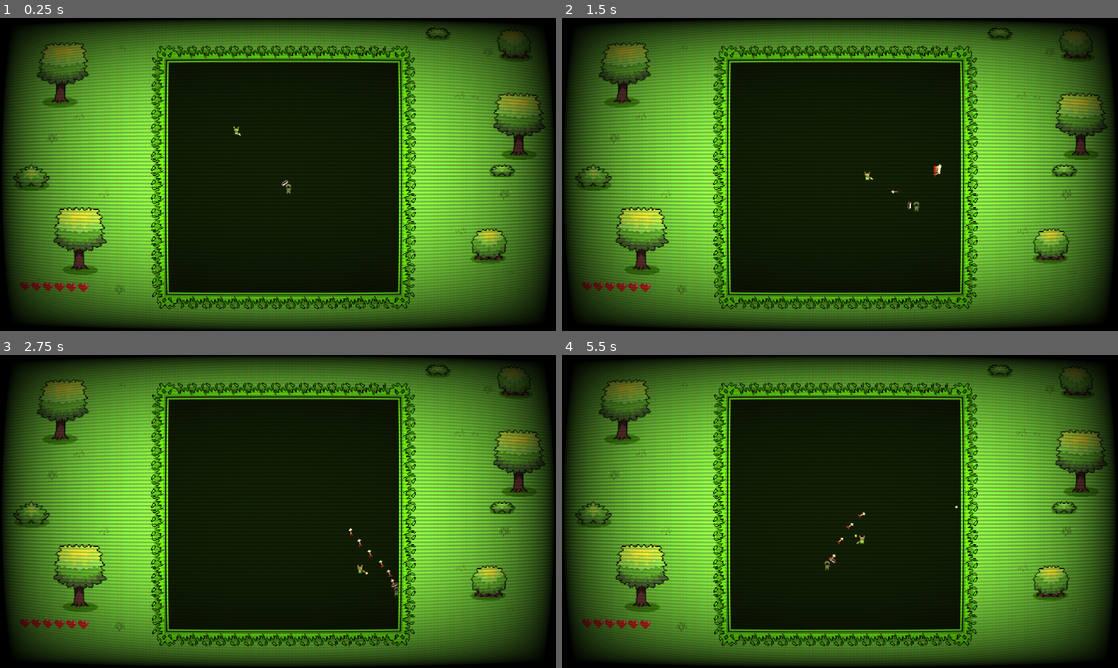
Above: before the commit, frames 1-4 (two rows, left to right).
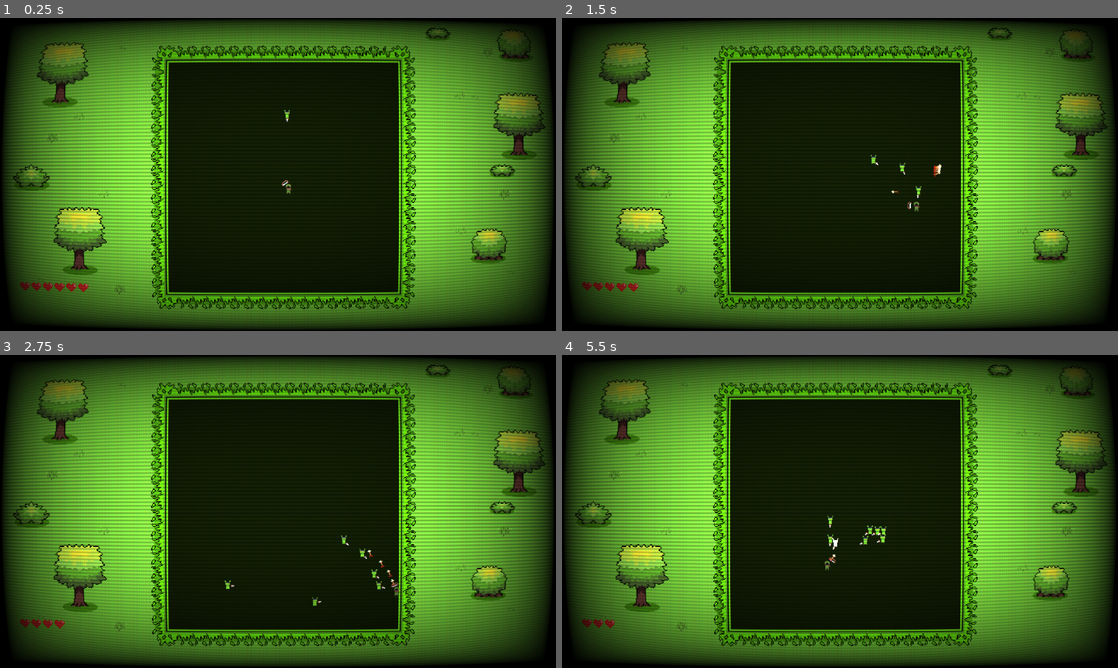
Above: after the commit, the same moments.

Repository: miske1997/DeeperToSun
Game: Godot game, scene res://Scenes/room.tscn
The game is run twice, just before and just after one commit, with the same random seed, the same clock (stepped at 60 frames per second) and the same inputs. This scene is started directly instead of the project's main scene. The engine's default icon, where the game draws it, is replaced by a stand-in: a white triangle on a blue panel in a dark square.
Inputs (mouse positions are in pixels of both pictures, inside the frame that each line leads up to):
- Up to frame 1 (0.25 s): no input
- Up to frame 2 (1.5 s): tap Enter at 0.5 s; move the mouse to (962, 158) at 0.52 s; press the mouse at (962, 158) at 0.53 s; hold D (Right) 0.53-1.28 s; move the mouse to (728, 190) at 1.27 s; release the mouse at (728, 190) at 1.28 s; hold S (Down) from 1.28 s (still down); tap Tab at 1.35 s
- Up to frame 3 (2.75 s): move the mouse to (333, 442) at 2.02 s; release S (Down) at 2.03 s; press the mouse at (333, 442) at 2.03 s; hold D (Right) from 2.03 s (still down)
- Up to frame 4 (5.5 s): move the mouse to (812, 574) at 2.77 s; release D (Right) at 2.78 s; release the mouse at (812, 574) at 2.78 s; hold W (Up) 2.78-3.53 s; tap Tab at 2.85, 4.35 s; move the mouse to (1006, 558) at 3.52 s; press the mouse at (1006, 558) at 3.53 s; hold A (Left) 3.53-5.03 s; move the mouse to (673, 464) at 4.27 s; release the mouse at (673, 464) at 4.28 s; move the mouse to (867, 511) at 5.02 s; press the mouse at (867, 511) at 5.03 s; hold S (Down) from 5.03 s (still down)

The runs differ from the first frame. In frame 1, less than 0.1% of the frame differs, in the area x 42-53%, y 29-38%; in frame 2, 0.1%; in frame 3, 0.3%; in frame 4, 0.4%, in the area x 9-72%, y 48-88%.

Commit message:
map walk and pan added

Diff:
--- a/Data/Configs/Map/eg_node.tres
+++ b/Data/Configs/Map/eg_node.tres
@@ -1,17 +1,11 @@
-[gd_resource type="Resource" script_class="NodeConfig" load_steps=6 format=3 uid="uid://iyd2i6rdwckl"]
+[gd_resource type="Resource" script_class="NodeConfig" load_steps=4 format=3 uid="uid://iyd2i6rdwckl"]
 
 [ext_resource type="Script" path="res://Scripts/Resources/Map/room_node.gd" id="1_87wyo"]
 [ext_resource type="Script" path="res://Scripts/Resources/Map/room_roll.gd" id="2_o83u1"]
-[ext_resource type="Resource" uid="uid://cqxb7tm7a32t4" path="res://Data/Configs/Room/RoomConfig.tres" id="3_jrie2"]
 [ext_resource type="Script" path="res://Scripts/Resources/Map/node_config.gd" id="4_opwxk"]
-
-[sub_resource type="Resource" id="Resource_wenwn"]
-script = ExtResource("2_o83u1")
-roomConfig = ExtResource("3_jrie2")
-roll = Vector2(0, 1000)
 
 [resource]
 script = ExtResource("4_opwxk")
 posibleNeighbors = Array[ExtResource("1_87wyo")]([])
 mandatoryNeighbors = Array[ExtResource("1_87wyo")]([])
-posibleRooms = Array[ExtResource("2_o83u1")]([SubResource("Resource_wenwn")])
+posibleRooms = Array[ExtResource("2_o83u1")]([])
--- /dev/null
+++ b/Data/Configs/Room/Test1.tres
@@ -0,0 +1,130 @@
+[gd_resource type="Resource" script_class="SpawnRoom" load_steps=19 format=3 uid="uid://c1eejhhro3e4x"]
+
+[ext_resource type="Script" path="res://Scripts/Resources/Room/spawn_room.gd" id="1_0ds14"]
+[ext_resource type="Script" path="res://Scripts/Resources/wave_config.gd" id="2_mhjrg"]
+[ext_resource type="Script" path="res://Scripts/Resources/Entity/enemy_config.gd" id="3_vuwet"]
+
+[sub_resource type="Resource" id="Resource_q50c2"]
+script = ExtResource("3_vuwet")
+movementSpeed = 150.0
+knockback = 10.0
+health = 6
+armor = 0
+enemyName = "warrior_gnome"
+
+[sub_resource type="Resource" id="Resource_d5i75"]
+script = ExtResource("2_mhjrg")
+waveType = ""
+spawnLocations = Array[Vector2]([Vector2(0.512563, 0.192211)])
+randomSpawn = false
+enemies = Array[ExtResource("3_vuwet")]([SubResource("Resource_q50c2")])
+waveTimeout = 0.5
+
+[sub_resource type="Resource" id="Resource_tavm4"]
+script = ExtResource("2_mhjrg")
+waveType = ""
+spawnLocations = Array[Vector2]([Vector2(0.752513, 0.302764)])
+randomSpawn = false
+enemies = Array[ExtResource("3_vuwet")]([SubResource("Resource_q50c2")])
+waveTimeout = 0.5
+
+[sub_resource type="Resource" id="Resource_8tapi"]
+script = ExtResource("2_mhjrg")
+waveType = ""
+spawnLocations = Array[Vector2]([Vector2(0.853015, 0.567839)])
+randomSpawn = false
+enemies = Array[ExtResource("3_vuwet")]([SubResource("Resource_q50c2")])
+waveTimeout = 0.5
+
+[sub_resource type="Resource" id="Resource_vnrq8"]
+script = ExtResource("2_mhjrg")
+waveType = ""
+spawnLocations = Array[Vector2]([Vector2(0.773869, 0.816583)])
+randomSpawn = false
+enemies = Array[ExtResource("3_vuwet")]([SubResource("Resource_q50c2")])
+waveTimeout = 0.5
+
+[sub_resource type="Resource" id="Resource_6fd3a"]
+script = ExtResource("2_mhjrg")
+waveType = ""
+spawnLocations = Array[Vector2]([Vector2(0.507538, 0.910804)])
+randomSpawn = false
+enemies = Array[ExtResource("3_vuwet")]([SubResource("Resource_q50c2")])
+waveTimeout = 0.5
+
+[sub_resource type="Resource" id="Resource_rdp4j"]
+script = ExtResource("2_mhjrg")
+waveType = ""
+spawnLocations = Array[Vector2]([Vector2(0.227387, 0.812814)])
+randomSpawn = false
+enemies = Array[ExtResource("3_vuwet")]([SubResource("Resource_q50c2")])
+waveTimeout = 0.5
+
+[sub_resource type="Resource" id="Resource_irxss"]
+script = ExtResource("2_mhjrg")
+waveType = ""
+spawnLocations = Array[Vector2]([Vector2(0.148241, 0.548995)])
+randomSpawn = false
+enemies = Array[ExtResource("3_vuwet")]([SubResource("Resource_q50c2")])
+waveTimeout = 0.5
+
+[sub_resource type="Resource" id="Resource_2248g"]
+script = ExtResource("2_mhjrg")
+waveType = ""
+spawnLocations = Array[Vector2]([Vector2(0.25, 0.290201)])
+randomSpawn = false
+enemies = Array[ExtResource("3_vuwet")]([SubResource("Resource_q50c2")])
+waveTimeout = 15.0
+
+[sub_resource type="Resource" id="Resource_6x6j5"]
+script = ExtResource("3_vuwet")
+movementSpeed = 290.0
+knockback = 10.0
+health = 6
+armor = 0
+enemyName = "runner_gnome"
+
+[sub_resource type="Resource" id="Resource_btkh1"]
+script = ExtResource("2_mhjrg")
+waveType = ""
+spawnLocations = Array[Vector2]([Vector2(0.0452261, 0.0653266), Vector2(0.942211, 0.958543)])
+randomSpawn = false
+enemies = Array[ExtResource("3_vuwet")]([SubResource("Resource_6x6j5"), SubResource("Resource_6x6j5")])
+waveTimeout = 10.0
+
+[sub_resource type="Resource" id="Resource_juovl"]
+script = ExtResource("2_mhjrg")
+waveType = ""
+spawnLocations = Array[Vector2]([Vector2(0.953518, 0.0603015), Vector2(0.0439699, 0.962312)])
+randomSpawn = false
+enemies = Array[ExtResource("3_vuwet")]([SubResource("Resource_6x6j5"), SubResource("Resource_6x6j5")])
+waveTimeout = 10.0
+
+[sub_resource type="Resource" id="Resource_rjtql"]
+script = ExtResource("3_vuwet")
+movementSpeed = 170.0
+knockback = 10.0
+health = 6
+armor = 0
+enemyName = "ogar"
+
+[sub_resource type="Resource" id="Resource_yuyay"]
+script = ExtResource("3_vuwet")
+movementSpeed = 200.0
+knockback = 10.0
+health = 6
+armor = 0
+enemyName = "shaman_gnome"
+
+[sub_resource type="Resource" id="Resource_q50v4"]
+script = ExtResource("2_mhjrg")
+waveType = ""
+spawnLocations = Array[Vector2]([Vector2(0.482412, 0.518844), Vector2(0.889447, 0.714824), Vector2(0.0615578, 0.336683)])
+randomSpawn = false
+enemies = Array[ExtResource("3_vuwet")]([SubResource("Resource_rjtql"), SubResource("Resource_yuyay"), SubResource("Resource_yuyay")])
+waveTimeout = 10.0
+
+[resource]
+script = ExtResource("1_0ds14")
+waves = Array[ExtResource("2_mhjrg")]([SubResource("Resource_d5i75"), SubResource("Resource_tavm4"), SubResource("Resource_8tapi"), SubResource("Resource_vnrq8"), SubResource("Resource_6fd3a"), SubResource("Resource_rdp4j"), SubResource("Resource_irxss"), SubResource("Resource_2248g"), SubResource("Resource_btkh1"), SubResource("Resource_juovl"), SubResource("Resource_q50v4")])
+roomType = 0
--- /dev/null
+++ b/Data/Configs/Room/treciSLojSoba2.tres
@@ -0,0 +1,58 @@
+[gd_resource type="Resource" script_class="SpawnRoom" load_steps=10 format=3 uid="uid://bwa1bt0i0fa52"]
+
+[ext_resource type="Script" path="res://Scripts/Resources/Room/spawn_room.gd" id="1_5vahf"]
+[ext_resource type="Script" path="res://Scripts/Resources/wave_config.gd" id="2_tu7bh"]
+[ext_resource type="Script" path="res://Scripts/Resources/Entity/enemy_config.gd" id="3_0uxsp"]
+
+[sub_resource type="Resource" id="Resource_yuyay"]
+script = ExtResource("3_0uxsp")
+movementSpeed = 10.0
+knockback = 10.0
+health = 6
+armor = 0
+enemyName = "shaman_gnome"
+
+[sub_resource type="Resource" id="Resource_k6era"]
+script = ExtResource("2_tu7bh")
+waveType = ""
+spawnLocations = Array[Vector2]([Vector2(0.247487, 0.23995)])
+randomSpawn = false
+enemies = Array[ExtResource("3_0uxsp")]([SubResource("Resource_yuyay")])
+waveTimeout = 10.0
+
+[sub_resource type="Resource" id="Resource_6x6j5"]
+script = ExtResource("3_0uxsp")
+movementSpeed = 290.0
+knockback = 10.0
+health = 6
+armor = 0
+enemyName = "runner_gnome"
+
+[sub_resource type="Resource" id="Resource_rjtql"]
+script = ExtResource("3_0uxsp")
+movementSpeed = 10.0
+knockback = 10.0
+health = 6
+armor = 0
+enemyName = "ogar"
+
+[sub_resource type="Resource" id="Resource_8o5ca"]
+script = ExtResource("2_tu7bh")
+waveType = ""
+spawnLocations = Array[Vector2]([Vector2(0.728643, 0.246231), Vector2(0.243719, 0.714824), Vector2(0.821608, 0.807789)])
+randomSpawn = false
+enemies = Array[ExtResource("3_0uxsp")]([SubResource("Resource_yuyay"), SubResource("Resource_6x6j5"), SubResource("Resource_rjtql")])
+waveTimeout = 20.0
+
+[sub_resource type="Resource" id="Resource_rvp4b"]
+script = ExtResource("2_tu7bh")
+waveType = ""
+spawnLocations = Array[Vector2]([Vector2(0.821608, 0.807789), Vector2(0.120603, 0.395729), Vector2(0.51005, 0.19598)])
+randomSpawn = false
+enemies = Array[ExtResource("3_0uxsp")]([SubResource("Resource_rjtql"), SubResource("Resource_rjtql"), SubResource("Resource_rjtql")])
+waveTimeout = 10.0
+
+[resource]
+script = ExtResource("1_5vahf")
+waves = Array[ExtResource("2_tu7bh")]([SubResource("Resource_k6era"), SubResource("Resource_8o5ca"), SubResource("Resource_rvp4b")])
+roomType = 0
--- a/Prefabs/Enemies/ogar.tscn
+++ b/Prefabs/Enemies/ogar.tscn
@@ -10,7 +10,7 @@
 
 [sub_resource type="Resource" id="Resource_rjtql"]
 script = ExtResource("2_bnb8n")
-movementSpeed = 10.0
+movementSpeed = 170.0
 knockback = 10.0
 health = 6
 armor = 0
--- a/Prefabs/Enemies/shaman_gnome.tscn
+++ b/Prefabs/Enemies/shaman_gnome.tscn
@@ -13,7 +13,7 @@
 
 [sub_resource type="Resource" id="Resource_yuyay"]
 script = ExtResource("2_byx7o")
-movementSpeed = 10.0
+movementSpeed = 200.0
 knockback = 10.0
 health = 6
 armor = 0
@@ -44,7 +44,7 @@
 health = 0.0
 frendly = false
 spriteName = "yellowBall"
-size = Vector2(0.4, 0.4)
+size = Vector2(5, 5)
 
 [sub_resource type="Resource" id="Resource_egvd0"]
 script = ExtResource("10_p4txu")
--- /dev/null
+++ b/Prefabs/Enemies/shaman_gnome_elite.tscn
@@ -0,0 +1,80 @@
+[gd_scene load_steps=17 format=3 uid="uid://bq0c2umpj1hoh"]
+
+[ext_resource type="PackedScene" uid="uid://bprrlmiynmmg6" path="res://Prefabs/Enemies/enemy.tscn" id="1_wivsd"]
+[ext_resource type="Script" path="res://Scripts/Resources/Entity/enemy_config.gd" id="2_xqkxv"]
+[ext_resource type="Script" path="res://Scripts/Resources/Damage/damage_data.gd" id="3_prkv4"]
+[ext_resource type="Script" path="res://Scripts/Modules/AIControllers/shaman_gnome.gd" id="4_wgmkl"]
+[ext_resource type="Texture2D" uid="uid://c0jx7m465co7w" path="res://Assets/Enemies/GnomeShaman.png" id="5_2cwoi"]
+[ext_resource type="PackedScene" uid="uid://btsedlcryfn2r" path="res://contact_damage.tscn" id="6_jakgu"]
+[ext_resource type="PackedScene" uid="uid://c8thni28ootba" path="res://Scenes/Components/contact_damage.tscn" id="7_ddrke"]
+[ext_resource type="PackedScene" uid="uid://cq73xddgmv5lh" path="res://Prefabs/Weapons/ShamanStaff.tscn" id="8_ght81"]
+[ext_resource type="Script" path="res://Scripts/Resources/Projectile/basic_projectile.gd" id="9_4xrrw"]
+[ext_resource type="Script" path="res://Scripts/Resources/Weapon/ranged_weapon.gd" id="10_nxiql"]
+
+[sub_resource type="Resource" id="Resource_yuyay"]
+script = ExtResource("2_xqkxv")
+movementSpeed = 200.0
+knockback = 10.0
+health = 6
+armor = 0
+enemyName = "shaman_gnome"
+
+[sub_resource type="Resource" id="Resource_jyct3"]
+script = ExtResource("3_prkv4")
+damage = 1.0
+stagger = 0.1
+
+[sub_resource type="CapsuleShape2D" id="CapsuleShape2D_ui3vm"]
+radius = 3.25112
+height = 9.6009
+
+[sub_resource type="Resource" id="Resource_kegch"]
+script = ExtResource("3_prkv4")
+damage = 1.0
+stagger = 0.1
+
+[sub_resource type="Resource" id="Resource_dnrsy"]
+script = ExtResource("9_4xrrw")
+direction = Vector2(0, 0)
+speed = 100.0
+drag = 0.0
+range = 250.0
+acceleration = 0.0
+duration = 10.0
+health = 0.0
+frendly = false
+spriteName = "yellowBall"
+size = Vector2(0.2, 0.2)
+
+[sub_resource type="Resource" id="Resource_egvd0"]
+script = ExtResource("10_nxiql")
+projectileConfig = SubResource("Resource_dnrsy")
+amount = 1
+attackSpeed = 1.0
+damageData = SubResource("Resource_kegch")
+
+[node name="ShamanGnome" instance=ExtResource("1_wivsd")]
+scale = Vector2(2.52306, 2.52306)
+collision_layer = 2
+collision_mask = 2
+enemyConfig = SubResource("Resource_yuyay")
+damageData = SubResource("Resource_jyct3")
+
+[node name="AIController" parent="." index="0"]
+script = ExtResource("4_wgmkl")
+
+[node name="CollisionShape2D" parent="." index="2"]
+scale = Vector2(0.81904, 1)
+shape = SubResource("CapsuleShape2D_ui3vm")
+
+[node name="Sprite2D" parent="." index="3"]
+modulate = Color(1, 1, 1, 1)
+texture = ExtResource("5_2cwoi")
+
+[node name="ContactDetect" parent="." index="4" instance=ExtResource("6_jakgu")]
+
+[node name="DamageOnHit" parent="." index="5" instance=ExtResource("7_ddrke")]
+
+[node name="ShamanStaff" parent="." index="6" instance=ExtResource("8_ght81")]
+position = Vector2(4.76837e-07, 0)
+weaponConfig = SubResource("Resource_egvd0")
--- a/Prefabs/Enemies/warrior_gnome.tscn
+++ b/Prefabs/Enemies/warrior_gnome.tscn
@@ -1,11 +1,20 @@
-[gd_scene load_steps=9 format=3 uid="uid://bbov1aforaspi"]
+[gd_scene load_steps=11 format=3 uid="uid://bbov1aforaspi"]
 
 [ext_resource type="PackedScene" uid="uid://bprrlmiynmmg6" path="res://Prefabs/Enemies/enemy.tscn" id="1_ufl4a"]
 [ext_resource type="Script" path="res://Scripts/Resources/Damage/damage_data.gd" id="2_gme7i"]
+[ext_resource type="Script" path="res://Scripts/Resources/Entity/enemy_config.gd" id="2_xi02p"]
 [ext_resource type="Script" path="res://Scripts/Modules/AIControllers/warior_gnome.gd" id="3_uxvce"]
 [ext_resource type="Texture2D" uid="uid://cly5ovjm88pqx" path="res://Assets/Enemies/GnomeWarior.png" id="3_whgg6"]
 [ext_resource type="PackedScene" uid="uid://btsedlcryfn2r" path="res://contact_damage.tscn" id="4_6okkg"]
 [ext_resource type="PackedScene" uid="uid://chhqff6v6c07v" path="res://Prefabs/Weapons/Dagger.tscn" id="7_gdk2m"]
+
+[sub_resource type="Resource" id="Resource_q50c2"]
+script = ExtResource("2_xi02p")
+movementSpeed = 150.0
+knockback = 10.0
+health = 6
+armor = 0
+enemyName = "warrior_gnome"
 
 [sub_resource type="Resource" id="Resource_jyct3"]
 script = ExtResource("2_gme7i")
@@ -20,6 +29,7 @@
 scale = Vector2(2.67615, 2.67615)
 collision_layer = 2
 collision_mask = 2
+enemyConfig = SubResource("Resource_q50c2")
 damageData = SubResource("Resource_jyct3")
 
 [node name="Dagger" parent="." index="0" instance=ExtResource("7_gdk2m")]
--- a/Scenes/map.tscn
+++ b/Scenes/map.tscn
@@ -13,6 +13,7 @@
 [ext_resource type="Script" path="res://Scripts/Resources/Map/room_node.gd" id="6_t1ym5"]
 [ext_resource type="Script" path="res://Scripts/Resources/Room/spawn_room.gd" id="7_2lg0a"]
 [ext_resource type="Script" path="res://Scripts/Resources/wave_config.gd" id="8_j6a2s"]
+[ext_resource type="Resource" uid="uid://cqxb7tm7a32t4" path="res://Data/Configs/Room/RoomConfig.tres" id="12_b632v"]
 [ext_resource type="Script" path="res://Scripts/Resources/Map/room_roll.gd" id="14_gwiuj"]
 [ext_resource type="Resource" uid="uid://dyrlxa7wk3w2p" path="res://Data/Configs/Room/eg_room.tres" id="15_ryh1v"]
 [ext_resource type="Script" path="res://Scripts/Resources/Item/item_config.gd" id="16_wqb86"]
@@ -258,17 +259,24 @@
 shader_parameter/scan_line_strength = -6.261
 shader_parameter/pixel_strength = -2.0
 
-[sub_resource type="Resource" id="Resource_35dk1"]
+[sub_resource type="Resource" id="Resource_nsu8h"]
 script = ExtResource("6_t1ym5")
 adjacentNodes = Array[NodePath]([NodePath("../RoomNode2"), NodePath("../RoomNode3")])
 
+[sub_resource type="Resource" id="Resource_mh4y4"]
+script = ExtResource("14_gwiuj")
+roomConfig = ExtResource("12_b632v")
+roll = Vector2(0, 1000)
+
+[sub_resource type="Resource" id="Resource_tosby"]
+script = ExtResource("18_qh2hr")
+posibleNeighbors = Array[ExtResource("6_t1ym5")]([])
+mandatoryNeighbors = Array[ExtResource("6_t1ym5")]([])
+posibleRooms = Array[ExtResource("14_gwiuj")]([SubResource("Resource_mh4y4")])
+
 [sub_resource type="Resource" id="Resource_80uub"]
 script = ExtResource("6_t1ym5")
 adjacentNodes = Array[NodePath]([NodePath("../RoomNode5")])
-
-[sub_resource type="Resource" id="Resource_k7cvn"]
-script = ExtResource("6_t1ym5")
-adjacentNodes = Array[NodePath]([NodePath("../RoomNode4")])
 
 [sub_resource type="Resource" id="Resource_156bb"]
 script = ExtResource("6_t1ym5")
@@ -562,8 +570,8 @@
 
 [node name="StartRoom" parent="MapNodes/NodeGroup" groups=["StartRoom"] instance=ExtResource("4_lt21t")]
 position = Vector2(972, 965)
-roomNode = SubResource("Resource_35dk1")
-nodeConfig = ExtResource("5_cvud7")
+roomNode = SubResource("Resource_nsu8h")
+nodeConfig = SubResource("Resource_tosby")
 
 [node name="RoomNode2" parent="MapNodes/NodeGroup" instance=ExtResource("4_lt21t")]
 position = Vector2(1264, 757)
@@ -572,8 +580,6 @@
 
 [node name="RoomNode3" parent="MapNodes/NodeGroup" instance=ExtResource("4_lt21t")]
 position = Vector2(680, 754)
-roomNode = SubResource("Resource_k7cvn")
-nodeConfig = ExtResource("5_cvud7")
 
 [node name="RoomNode4" parent="MapNodes/NodeGroup" instance=ExtResource("4_lt21t")]
 position = Vector2(671, 417)
--- a/Scenes/room.tscn
+++ b/Scenes/room.tscn
@@ -1,7 +1,7 @@
-[gd_scene load_steps=17 format=3 uid="uid://tu8vyh2aqc0u"]
+[gd_scene load_steps=18 format=3 uid="uid://tu8vyh2aqc0u"]
 
 [ext_resource type="Script" path="res://Scripts/Systems/room.gd" id="1_3m351"]
-[ext_resource type="Resource" uid="uid://cqxb7tm7a32t4" path="res://Data/Configs/Room/RoomConfig.tres" id="2_76hec"]
+[ext_resource type="Resource" uid="uid://c1eejhhro3e4x" path="res://Data/Configs/Room/Test1.tres" id="2_je40i"]
 [ext_resource type="Script" path="res://Scripts/Modules/spawner.gd" id="2_qi222"]
 [ext_resource type="PackedScene" uid="uid://b054quigmbjh7" path="res://Scenes/UI/health.tscn" id="3_6gwo6"]
 [ext_resource type="PackedScene" uid="uid://cl24kdwq1sx4o" path="res://Scenes/door.tscn" id="3_nixdo"]
@@ -11,6 +11,7 @@
 [ext_resource type="PackedScene" uid="uid://blqml5o5saasv" path="res://Scenes/wave_serializer.tscn" id="7_huvsm"]
 [ext_resource type="PackedScene" uid="uid://7uefqtjc5fu3" path="res://Scenes/room_serializer.tscn" id="9_ltcgh"]
 [ext_resource type="PackedScene" uid="uid://jiwtmufujn2n" path="res://Prefabs/Enemies/shaman_gnome.tscn" id="10_ovxqh"]
+[ext_resource type="PackedScene" uid="uid://bbov1aforaspi" path="res://Prefabs/Enemies/warrior_gnome.tscn" id="11_titot"]
 [ext_resource type="PackedScene" uid="uid://7kt263aosrai" path="res://Prefabs/Enemies/runner_gnome.tscn" id="11_uesty"]
 [ext_resource type="PackedScene" uid="uid://oopslrkimatw" path="res://Prefabs/Enemies/ogar.tscn" id="12_c4eb8"]
 
@@ -221,7 +222,7 @@
 
 [node name="Room" type="Node2D" groups=["Room"]]
 script = ExtResource("1_3m351")
-roomConfig = ExtResource("2_76hec")
+roomConfig = ExtResource("2_je40i")
 door = ExtResource("3_nixdo")
 
 [node name="Camera2D" type="Camera2D" parent="."]
@@ -286,23 +287,92 @@
 
 [node name="RoomSerializer" parent="." instance=ExtResource("9_ltcgh")]
 process_mode = 4
+configName = "Test1"
 
 [node name="WaveSerializer" parent="RoomSerializer" instance=ExtResource("7_huvsm")]
-
-[node name="Enemy" parent="RoomSerializer/WaveSerializer" instance=ExtResource("10_ovxqh")]
-position = Vector2(789, 353)
+visible = false
+waveTimeout = 0.5
+
+[node name="Enemy" parent="RoomSerializer/WaveSerializer" instance=ExtResource("11_titot")]
+position = Vector2(1000, 315)
 
 [node name="WaveSerializer2" parent="RoomSerializer" instance=ExtResource("7_huvsm")]
-waveTimeout = 3.0
-
-[node name="Enemy2" parent="RoomSerializer/WaveSerializer2" instance=ExtResource("10_ovxqh")]
-position = Vector2(1172, 358)
-
-[node name="Enemy3" parent="RoomSerializer/WaveSerializer2" instance=ExtResource("11_uesty")]
-position = Vector2(786, 731)
-
-[node name="Enemy4" parent="RoomSerializer/WaveSerializer2" instance=ExtResource("12_c4eb8")]
-position = Vector2(1246, 805)
+visible = false
+waveTimeout = 0.5
+
+[node name="Enemy" parent="RoomSerializer/WaveSerializer2" instance=ExtResource("11_titot")]
+position = Vector2(1191, 403)
+
+[node name="WaveSerializer3" parent="RoomSerializer" instance=ExtResource("7_huvsm")]
+visible = false
+waveTimeout = 0.5
+
+[node name="Enemy" parent="RoomSerializer/WaveSerializer3" instance=ExtResource("11_titot")]
+position = Vector2(1271, 614)
+
+[node name="WaveSerializer4" parent="RoomSerializer" instance=ExtResource("7_huvsm")]
+visible = false
+waveTimeout = 0.5
+
+[node name="Enemy" parent="RoomSerializer/WaveSerializer4" instance=ExtResource("11_titot")]
+position = Vector2(1208, 812)
+
+[node name="WaveSerializer5" parent="RoomSerializer" instance=ExtResource("7_huvsm")]
+visible = false
+waveTimeout = 0.5
+
+[node name="Enemy" parent="RoomSerializer/WaveSerializer5" instance=ExtResource("11_titot")]
+position = Vector2(996, 887)
+
+[node name="WaveSerializer6" parent="RoomSerializer" instance=ExtResource("7_huvsm")]
+visible = false
+waveTimeout = 0.5
+
+[node name="Enemy" parent="RoomSerializer/WaveSerializer6" instance=ExtResource("11_titot")]
+position = Vector2(773, 809)
+
+[node name="WaveSerializer7" parent="RoomSerializer" instance=ExtResource("7_huvsm")]
+visible = false
+waveTimeout = 0.5
+
+[node name="Enemy" parent="RoomSerializer/WaveSerializer7" instance=ExtResource("11_titot")]
+position = Vector2(710, 599)
+
+[node name="WaveSerializer8" parent="RoomSerializer" instance=ExtResource("7_huvsm")]
+visible = false
+waveTimeout = 15.0
+
+[node name="Enemy" parent="RoomSerializer/WaveSerializer8" instance=ExtResource("11_titot")]
+position = Vector2(791, 393)
+
+[node name="WaveSerializer9" parent="RoomSerializer" instance=ExtResource("7_huvsm")]
+visible = false
+
+[node name="RunnerGnome" parent="RoomSerializer/WaveSerializer9" instance=ExtResource("11_uesty")]
+position = Vector2(628, 214)
+
+[node name="RunnerGnome2" parent="RoomSerializer/WaveSerializer9" instance=ExtResource("11_uesty")]
+position = Vector2(1342, 925)
+
+[node name="WaveSerializer10" parent="RoomSerializer" instance=ExtResource("7_huvsm")]
+visible = false
+
+[node name="RunnerGnome" parent="RoomSerializer/WaveSerializer10" instance=ExtResource("11_uesty")]
+position = Vector2(1351, 210)
+
+[node name="RunnerGnome2" parent="RoomSerializer/WaveSerializer10" instance=ExtResource("11_uesty")]
+position = Vector2(627, 928)
+
+[node name="WaveSerializer11" parent="RoomSerializer" instance=ExtResource("7_huvsm")]
+
+[node name="Ogar" parent="RoomSerializer/WaveSerializer11" instance=ExtResource("12_c4eb8")]
+position = Vector2(976, 575)
+
+[node name="ShamanGnome" parent="RoomSerializer/WaveSerializer11" instance=ExtResource("10_ovxqh")]
+position = Vector2(1300, 731)
+
+[node name="ShamanGnome2" parent="RoomSerializer/WaveSerializer11" instance=ExtResource("10_ovxqh")]
+position = Vector2(641, 430)
 
 [node name="ColorRect" type="ColorRect" parent="."]
 z_index = 500
@@ -310,3 +380,4 @@
 offset_left = 4.0
 offset_right = 1931.0
 offset_bottom = 1086.0
+metadata/_edit_lock_ = true
--- a/Scenes/room_serializer.tscn
+++ b/Scenes/room_serializer.tscn
@@ -5,7 +5,6 @@
 script/source = "extends Node
 
 @export var roomType: Enums.RoomType = Enums.RoomType.SPAWN
-@export var waveTimeout := 10.0
 @export var configName := \"RoomConfig\"
 
 var saveFolder = \"res://Data/Configs/Room/\"
--- a/Scripts/Modules/AIControllers/shaman_gnome.gd
+++ b/Scripts/Modules/AIControllers/shaman_gnome.gd
@@ -16,7 +16,7 @@
 	weapon.lookAtTaret = target
 
 func hit_target_chack(target:Node2D):
-	if (target.position - enemy.position).length() < 150:
+	if (target.position - enemy.position).length() < 600:
 		weapon.activate.emit()
 
 func move_to_target(player: Node2D):
--- a/Scripts/Resources/Map/room_roll.gd
+++ b/Scripts/Resources/Map/room_roll.gd
@@ -1,4 +1,7 @@
 class_name RoomRoll extends Resource
 
-@export var roomConfig: RoomConfig
+@export var roomConfig: RoomConfig  : get = get_room
 @export var roll: Vector2
+
+func get_room():
+	return roomConfig
--- /dev/null
+++ b/Scripts/Resources/Map/room_roll_list.gd
@@ -0,0 +1,6 @@
+class_name RoomRollList extends RoomRoll
+
+@export var rooms: Array[RoomConfig]
+
+func get_room():
+	return rooms.pick_random()
--- a/Scripts/Systems/map.gd
+++ b/Scripts/Systems/map.gd
@@ -2,6 +2,8 @@
 
 
 @export var mapData: MapData
+@export var walk := false
+@export var startPan := true
 
 @onready var mapGenerator = $MapGenerator
 @onready var roomBuilder = $RoomBuilder
@@ -16,7 +18,7 @@
 	draw_map()
 
 func draw_map():
-	GameData.saveData = ResourceLoader.load("user://Saves/" + GameData.slotInUse + ".tres")
+	#GameData.saveData = ResourceLoader.load("user://Saves/" + GameData.slotInUse + ".tres")
 	if GameData.saveData:
 		mapData = GameData.saveData.mapData
 		GameData.mapData = mapData
@@ -37,15 +39,21 @@
 	player.scale *= 0.7
 	player.position = position
 	add_child(player)
+
 	camera.position = Vector2(camera.position.x, get_tree().get_first_node_in_group("BossRoom").position.y)
 	await  get_tree().create_timer(0.6).timeout
-	focus_on_player(3)
+	if startPan:
+		focus_on_player(3)
+	else:
+		focus_on_player(0)
+
 
 func move_player_request(newPosition: MapNode):
 	if not is_node_connected_to(playerMapNode, newPosition):
 		return
 	await move_player(playerMapNode, newPosition)
-	LevelTransition.LoadRoom(newPosition, camera)
+	if not walk:
+		LevelTransition.LoadRoom(newPosition, camera)
 	#self.visible = false
 
 func move_player(playerPosition: MapNode, newPosition: MapNode):
Not shown: 1 places in Scenes/map.tscn that only renumber resources
